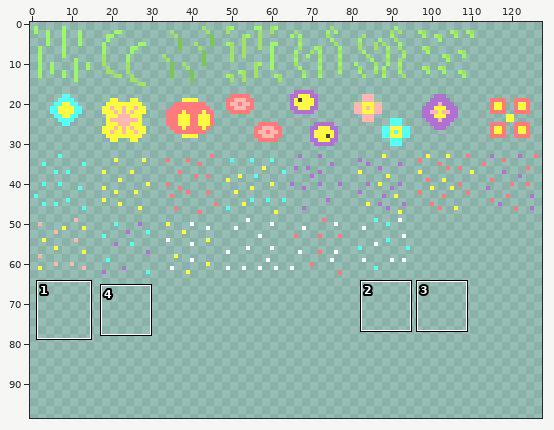
File history of a sprite sheet, assets/sprites/test_grass_sheet.png. Above, an overview of the earlier version with the close-up marked.
Close-up. Old version:
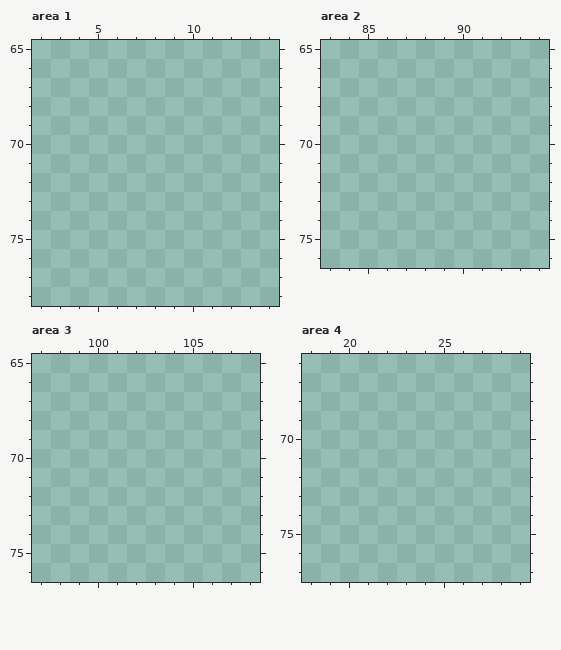
The file is 128x128 pixels. Shown: area 1: x 2..14, y 65..78; area 2: x 83..94, y 65..76; area 3: x 97..108, y 65..76; area 4: x 18..29, y 66..77. The wide view leaves out empty margins. The commit also changed other parts of the picture, which this record leaves out.
Palette (. is transparent): 
Now the later version:
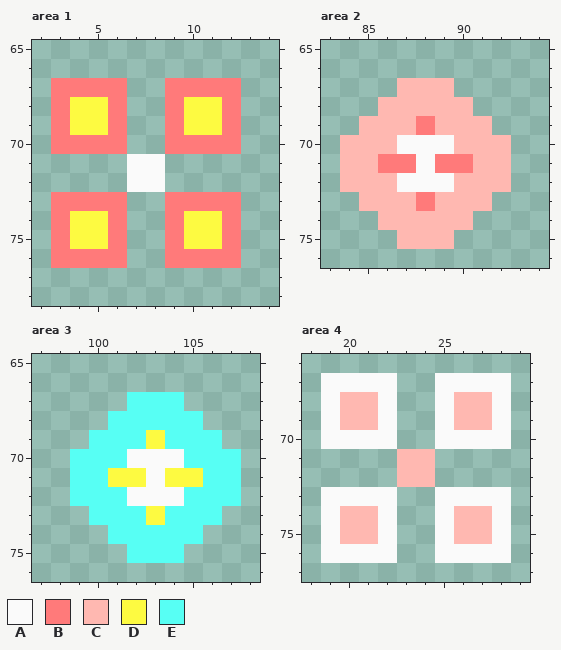
Colours new in this view: A #fafafa  B #ff7a7a  C #ffb8b1  D #fdfa41  E #57fff4
Difference:
Changed rows in their new state; - is an unchanged pixel.
Area 1:
first column x 3:
67 BBBB--BBBB
68 BDDB--BDDB
69 BDDB--BDDB
70 BBBB--BBBB
71 ----AA----
72 ----AA----
73 BBBB--BBBB
74 BDDB--BDDB
75 BDDB--BDDB
76 BBBB--BBBB
Area 2:
first column x 84:
67 ---CCC---
68 --CCCCC--
69 -CCCBCCC-
70 CCCAAACCC
71 CCBBABBCC
72 CCCAAACCC
73 -CCCBCCC-
74 --CCCCC--
75 ---CCC---
Area 3:
first column x 99:
67 ---EEE---
68 --EEEEE--
69 -EEEDEEE-
70 EEEAAAEEE
71 EEDDADDEE
72 EEEAAAEEE
73 -EEEDEEE-
74 --EEEEE--
75 ---EEE---
Area 4:
first column x 19:
67 AAAA--AAAA
68 ACCA--ACCA
69 ACCA--ACCA
70 AAAA--AAAA
71 ----CC----
72 ----CC----
73 AAAA--AAAA
74 ACCA--ACCA
75 ACCA--ACCA
76 AAAA--AAAA
Changed places in both close-ups, as pixel boxes (x1, y1, x2, y2):
added: (51, 78, 241, 268)
added: (340, 78, 511, 249)
added: (70, 392, 241, 563)
added: (321, 373, 511, 563)
